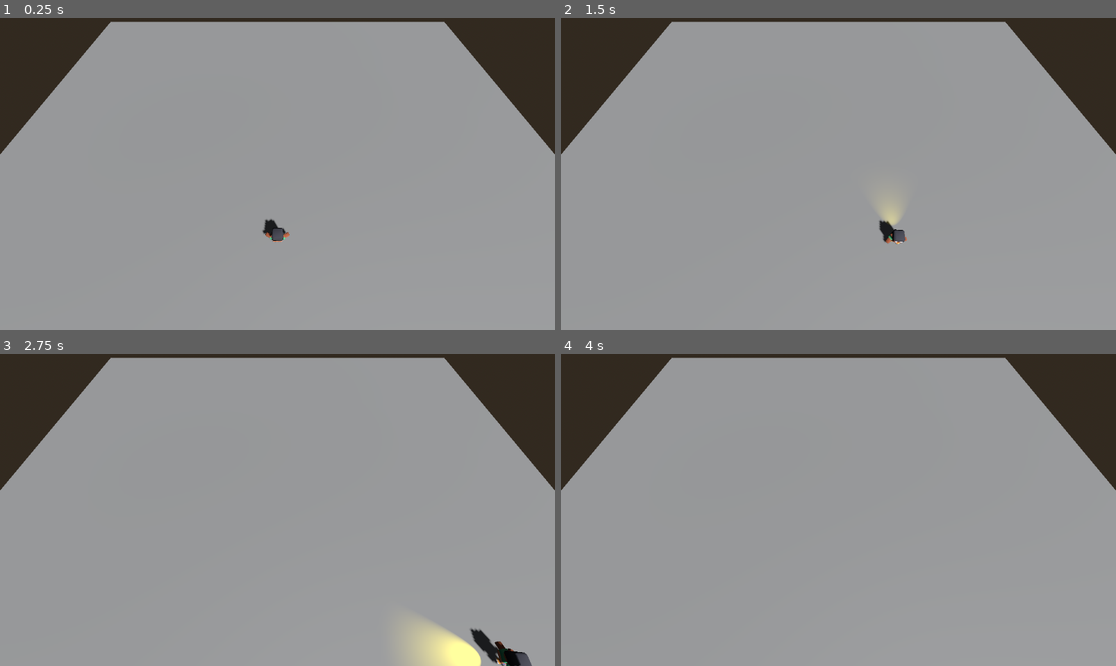
Above: before the commit, frames 1-4 (two rows, left to right).
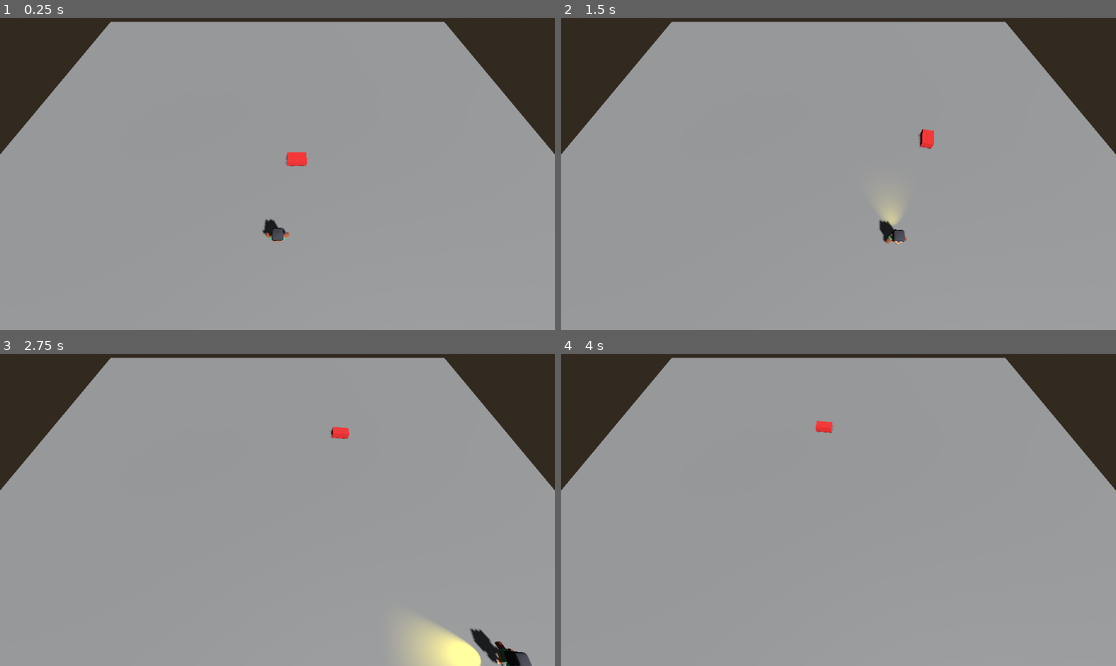
Above: after the commit, the same moments.

Repository: SamuelAlzateEducate/CustomVeloz
Game: Godot game, scene res://main.tscn
Same seed, same stepped clock (60 frames per second), same inputs: the game is played once before the commit and once after it.
Inputs:
- Up to frame 1 (0.25 s): no input
- Up to frame 2 (1.5 s): hold D (move_right) 0.53-1.28 s; hold Shift (correr) 0.53-1.28 s; hold S (move_down) from 1.28 s (still down); tap T at 1.35 s
- Up to frame 3 (2.75 s): release S (move_down) at 2.03 s; hold D (move_right) from 2.03 s (still down); hold Shift (correr) from 2.03 s (still down)
- Up to frame 4 (4 s): release D (move_right) at 2.78 s; release Shift (correr) at 2.78 s; hold W (move_up) 2.78-3.53 s; tap T at 2.85 s; hold A (move_left) from 3.53 s (still down); hold Shift (correr) from 3.53 s (still down)

The runs differ from the first frame. In frame 1, 0.2% of the frame differs, in the area x 51-56%, y 42-48%; in frame 2, 0.1%; in frame 3, 0.1%; in frame 4, 0.1%.

Commit message:
T9 N1 - Tarea A - recorre la ruta

Diff:
--- a/main.tscn
+++ b/main.tscn
@@ -1,6 +1,7 @@
 [gd_scene format=3 uid="uid://mainscene001"]
 
 [ext_resource type="PackedScene" uid="uid://bss3wrijjf7fg" path="res://personaje.tscn" id="1_personaje"]
+[ext_resource type="PackedScene" path="res://rival.tscn" id="2_rival"]
 
 [sub_resource type="ProceduralSkyMaterial" id="CieloMat"]
 
@@ -43,3 +44,5 @@
 
 [node name="Personaje" parent="." groups=["jugador"] instance=ExtResource("1_personaje")]
 transform = Transform3D(1, 0, 0, 0, 1, 0, 0, 0, 1, 0, 0, 8)
+
+[node name="Rival" parent="." instance=ExtResource("2_rival")]
--- /dev/null
+++ b/rival.gd
@@ -0,0 +1,31 @@
+extends CharacterBody3D
+
+@export var rapidez = 8.0
+@export var distancia_llegada = 3.0
+
+# Posiciones absolutas: la ruta es del mundo, no de este NPC.
+@export var ruta: Array[Vector3] = [
+	Vector3(12, 0, 0), Vector3(12, 0, -12),
+	Vector3(-12, 0, -12), Vector3(-12, 0, 0)
+]
+
+var indice = 0
+var vueltas = 0
+
+func _physics_process(delta):
+	velocity += get_gravity() * delta
+	var destino = ruta[indice]
+	var hacia = destino - global_position
+	hacia.y = 0.0
+	if hacia.length() < distancia_llegada:
+		indice = (indice + 1) % ruta.size()
+		print(name, " va al punto ", indice, " cuadro ", Engine.get_physics_frames())
+		if indice == 0:
+			vueltas += 1
+			print(name, " vuelta ", vueltas)
+	var dir = hacia.normalized()
+	velocity.x = dir.x * rapidez
+	velocity.z = dir.z * rapidez
+	if dir.length_squared() > 0.001:
+		basis = Basis.looking_at(dir)
+	move_and_slide()
--- /dev/null
+++ b/rival.tscn
@@ -0,0 +1,25 @@
+[gd_scene format=3 uid="uid://rivalscene001"]
+
+[ext_resource type="Script" path="res://rival.gd" id="1_rival"]
+
+[sub_resource type="CapsuleShape3D" id="CapsulaRival"]
+radius = 0.35
+height = 1.75
+
+[sub_resource type="StandardMaterial3D" id="RivalMat"]
+albedo_color = Color(0.9, 0.2, 0.2, 1)
+
+[sub_resource type="BoxMesh" id="RivalMalla"]
+material = SubResource("RivalMat")
+size = Vector3(1.2, 0.7, 2.0)
+
+[node name="Rival" type="CharacterBody3D"]
+script = ExtResource("1_rival")
+
+[node name="CollisionShape3D" type="CollisionShape3D" parent="."]
+transform = Transform3D(1, 0, 0, 0, 1, 0, 0, 0, 1, 0, 0.875, 0)
+shape = SubResource("CapsulaRival")
+
+[node name="Modelo" type="MeshInstance3D" parent="."]
+transform = Transform3D(1, 0, 0, 0, 1, 0, 0, 0, 1, 0, 0.35, 0)
+mesh = SubResource("RivalMalla")
